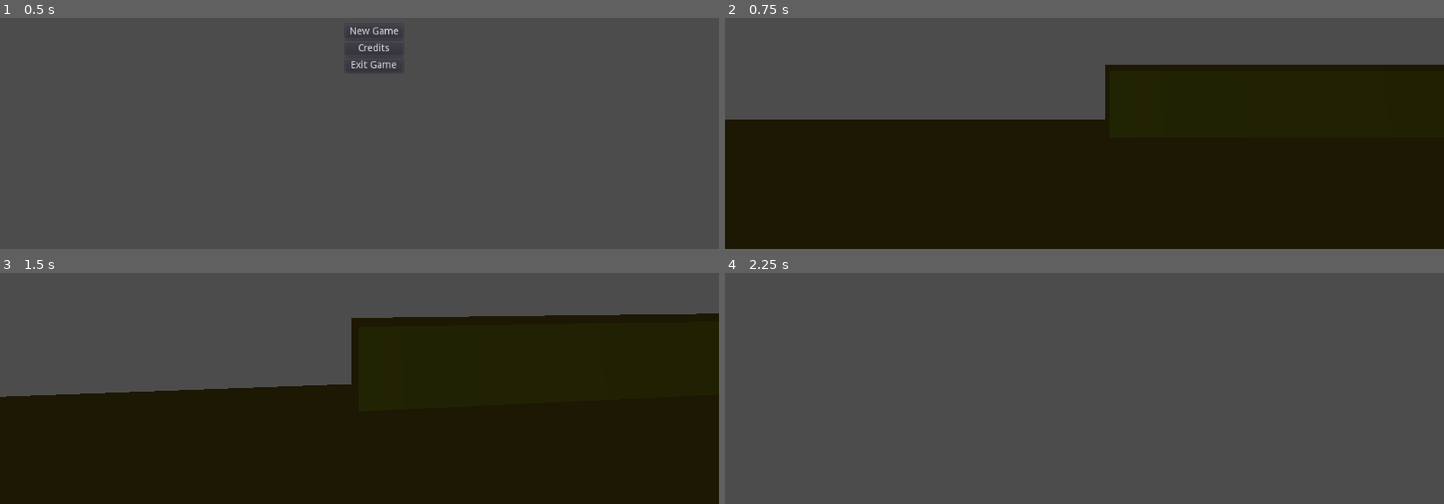
Above: before the commit, frames 1-4 (two rows, left to right).
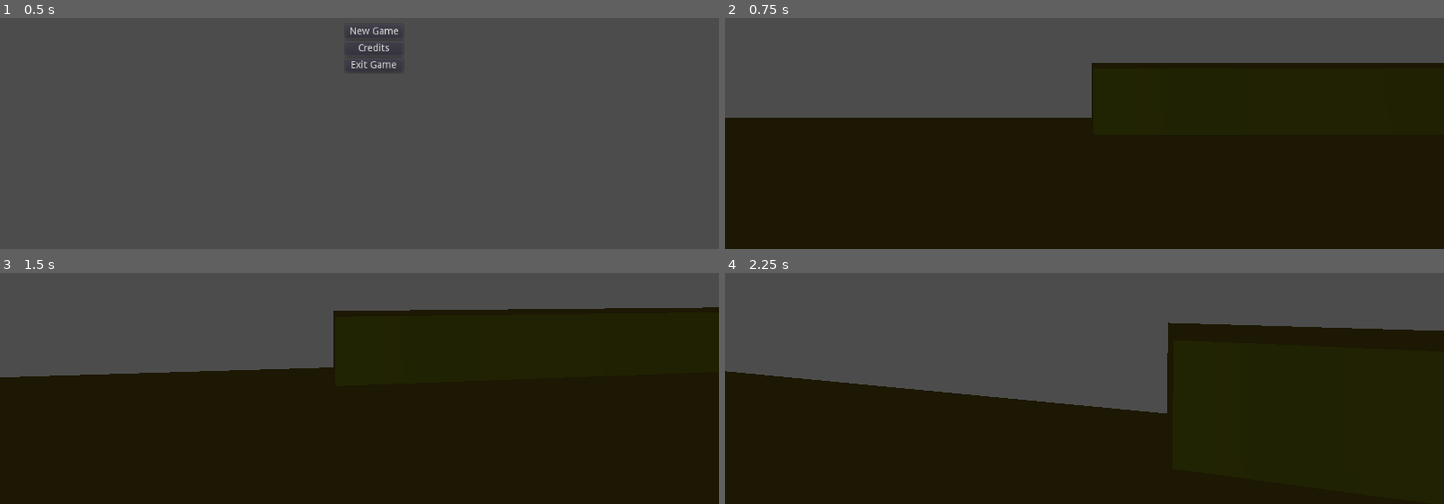
Above: after the commit, the same moments.

Repository: jolaakso/gameprojectcourse
Game: Godot game, scene res://MainMenu.tscn
Two runs of this game, one before a commit and one after it. Both use one fixed random seed, a clock stepped at 60 frames per second and the inputs below.
Inputs (mouse positions are in pixels of both pictures, inside the frame that each line leads up to):
- Up to frame 1 (0.5 s): no input
- Up to frame 2 (0.75 s): click "New Game" at 0.5 s
- Up to frame 3 (1.5 s): tap Enter at 1.25 s; move the mouse to (395, 291) at 1.27 s; hold E (move_forward) from 1.28 s (still down)
- Up to frame 4 (2.25 s): keep holding E (move_forward); move the mouse to (1048, 296) at 2.02 s

Frame 1 is identical in both runs. In frame 2, 1.2% of the frame differs, in the area x 0-100%, y 19-44%; in frame 3, 6.0%; in frame 4, 59%, in the area x 0-100%, y 21-100%.

Commit message:
fix character movement and backface culling bug

Diff:
--- a/BlockyChunk.gd
+++ b/BlockyChunk.gd
@@ -17,7 +17,9 @@
 func refresh_blocks():
 	var blocks_mesher = get_node("BlocksMesher")
 	blocks_mesher.refresh_mesh(blocks)
-	get_node("ChunkCollision").make_convex_from_brothers()
+	var mesh = blocks_mesher.mesh
+	if mesh:
+		get_node("ChunkCollision").shape = mesh.create_trimesh_shape()
 
 func coords_to_index(coords: Array) -> int:
 	var x = coords[0]
--- a/Character.gd
+++ b/Character.gd
@@ -1,9 +1,12 @@
 extends KinematicBody
 
-export var gravity: Vector3 = Vector3(0, -1, 0)
+export var gravity: Vector3 = Vector3(0, -10, 0)
 export var mouse_sens: float = 1
 
+var acceleration_press: float = 10
+
 var acceleration: Vector3
+var friction: float = 3
 var velocity: Vector3
 
 func _ready():
@@ -12,21 +15,27 @@
 
 func _physics_process(delta):
 	var move_dir = get_input().rotated(-rotation.y)
-	var move_acceleration = movement_acceleration(delta, move_dir)
-	acceleration += move_acceleration
-	acceleration += friction(delta)
-	velocity += (acceleration + gravity) * delta
-	move_and_slide(Vector3(move_dir.x, 0, move_dir.y) * 5, Vector3.UP)
+	# apply friction
+	velocity = velocity_after_friction(delta)
+	velocity = movement_acceleration(delta, move_dir)
+	velocity += gravity * delta
+	move_and_slide(velocity, Vector3.UP)
 
-func friction(delta):
-	var friction_delta = -velocity * 4 * delta
-	if is_on_floor():
-		return Vector3(friction_delta.x, 0, friction_delta.z)
-	return Vector3.ZERO
+func velocity_after_friction(delta):
+	var speed = velocity.length()
+	if speed != 0:
+		return velocity * max(1 - friction * delta, 0)
+	return velocity
 
 func movement_acceleration(delta, dir: Vector2) -> Vector3:
-	var move_global = dir.rotated(-rotation.y).normalized()
-	return Vector3(move_global.x, 0, move_global.y) * delta
+	var move_global_xy = dir.normalized()
+
+	var move_global = Vector3(move_global_xy.x, 0, move_global_xy.y)
+	var move_local = transform.basis * move_global
+	var acceleration_length = acceleration_press * delta
+	var projected_velocity = move_global.dot(velocity)
+
+	return velocity + move_global * acceleration_length
 
 func get_input():
 	var move_direction = Vector2.ZERO
--- a/Cube.gd
+++ b/Cube.gd
@@ -11,8 +11,8 @@
 				  Vector3(1, 1, 0), Vector3(1, 1, 1), Vector3(0, 1, 0)]
 var LEFT_FACE =  [Vector3(0, 0, 0), Vector3(0, 1, 0), Vector3(0, 1, 1),
 				  Vector3(0, 0, 0), Vector3(0, 1, 1), Vector3(0, 0, 1)]
-var RIGHT_FACE = [Vector3(1, 0, 0), Vector3(1, 1, 0), Vector3(1, 1, 1),
-				  Vector3(1, 0, 0), Vector3(1, 1, 1), Vector3(1, 0, 1)]
+var RIGHT_FACE = [Vector3(1, 1, 1), Vector3(1, 1, 0), Vector3(1, 0, 0),
+				  Vector3(1, 0, 1), Vector3(1, 1, 1), Vector3(1, 0, 0)]
 
 var FRONT_NORMALS = [Vector3.FORWARD, Vector3.FORWARD, Vector3.FORWARD,
 					 Vector3.FORWARD, Vector3.FORWARD, Vector3.FORWARD]
Not shown, changed: .mono/assemblies/Debug/GodotSharp.xml
Not shown, changed: .mono/assemblies/Debug/api_hash_cache.cfg
Not shown, added: .mono/metadata/ide_messaging_meta.txt
Not shown, changed: .mono/assemblies/Debug/GodotSharp.dll
Not shown, changed: .mono/assemblies/Debug/GodotSharp.pdb
Not shown, changed: .mono/assemblies/Debug/GodotSharpEditor.dll
Not shown, changed: .mono/assemblies/Debug/GodotSharpEditor.pdb
